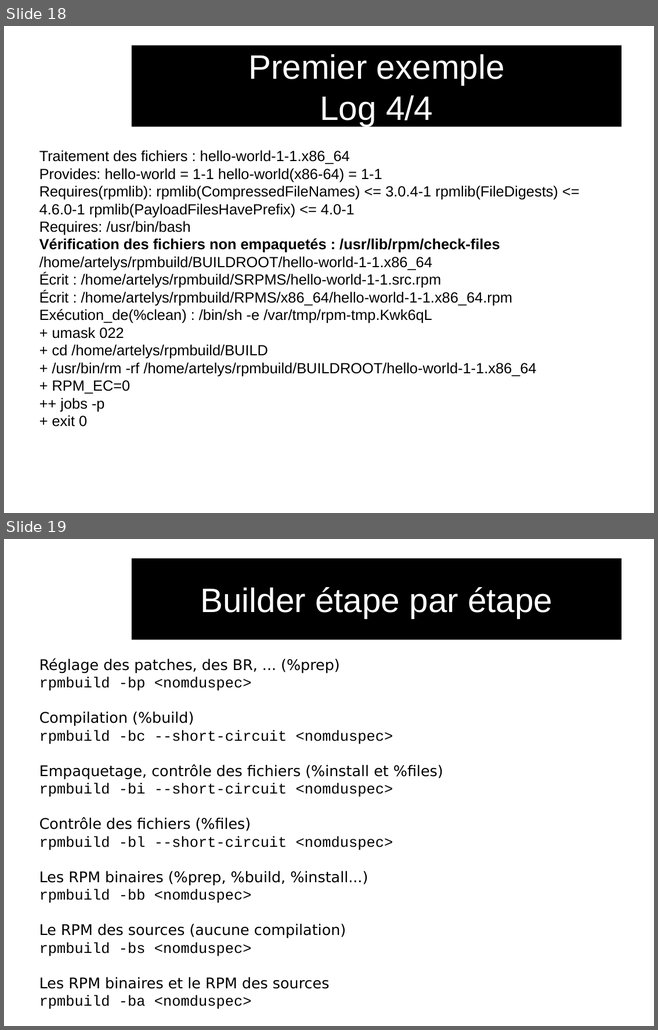
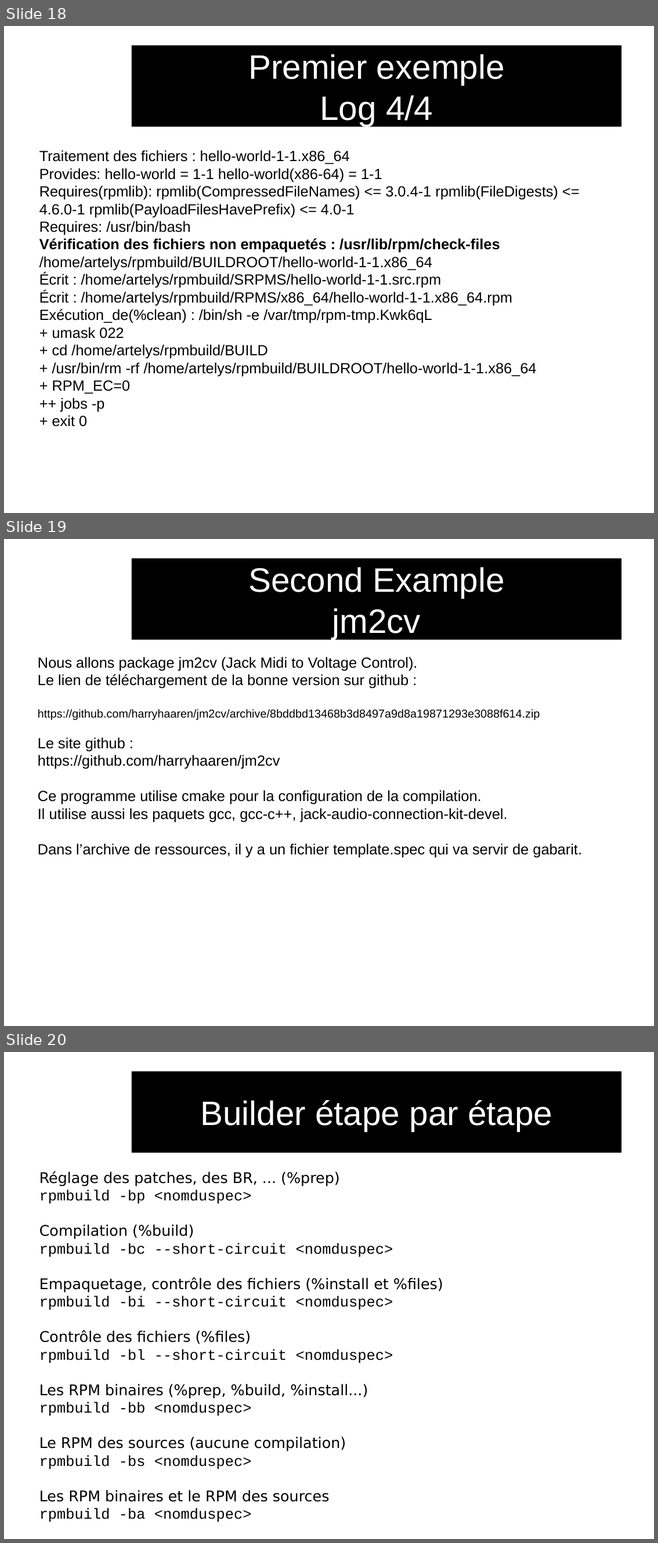
Before and after one commit to audinux/audinux.github.io, a slide deck: workshop/rpm/rpm.odp. Shown one above the other, each under a label of ours: slides 18 and 19 before the commit, slides 18, 19 and 20 after it. The pictures are 658x1030 and 658x1543 pixels, drawn with LibreOffice and Linux fonts; fonts in the diff are those of the drawing; background and template pictures are left out. Boxes give left, top, right and bottom in pixels: in the first picture for what was removed or moved away, otherwise in the second. Text is boxed around its words. In the diff, an @@ line names an element or a change of style, - is before the commit and + after.

```diff
--- a/workshop/rpm/rpm.odp
+++ b/workshop/rpm/rpm.odp
@@ slide 19 added at [4, 539, 654, 1026], background #FFFFFF @@
@@ title added at [132, 559, 622, 640], fill #000000, 41.4 pt, text #FFFFFF @@
+Second Example
+jm2cv
@@ text added at [38, 657, 582, 857], 18 pt, text #000000 @@
+Nous allons package jm2cv (Jack Midi to Voltage Control).
+Le lien de téléchargement de la bonne version sur github :
+https://github.com/harryhaaren/jm2cv/archive/8bddbd13468b3d8497a9d8a19871293e3088f614.zip
+Le site github :
+https://github.com/harryhaaren/jm2cv
+Ce programme utilise cmake pour la configuration de la compilation.
+Il utilise aussi les paquets gcc, gcc-c++, jack-audio-connection-kit-devel.
+Dans l’archive de ressources, il y a un fichier template.spec qui va servir de gabarit.
@@ what was slide 19 is now slide 20 @@
```
Also in this commit, not shown: 11 slides changed, 2 other files.
